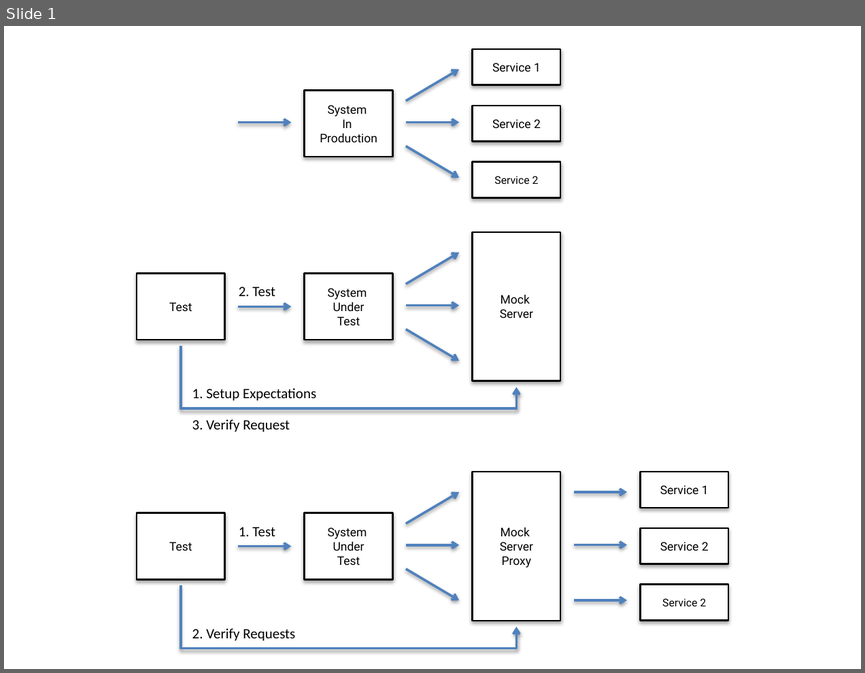
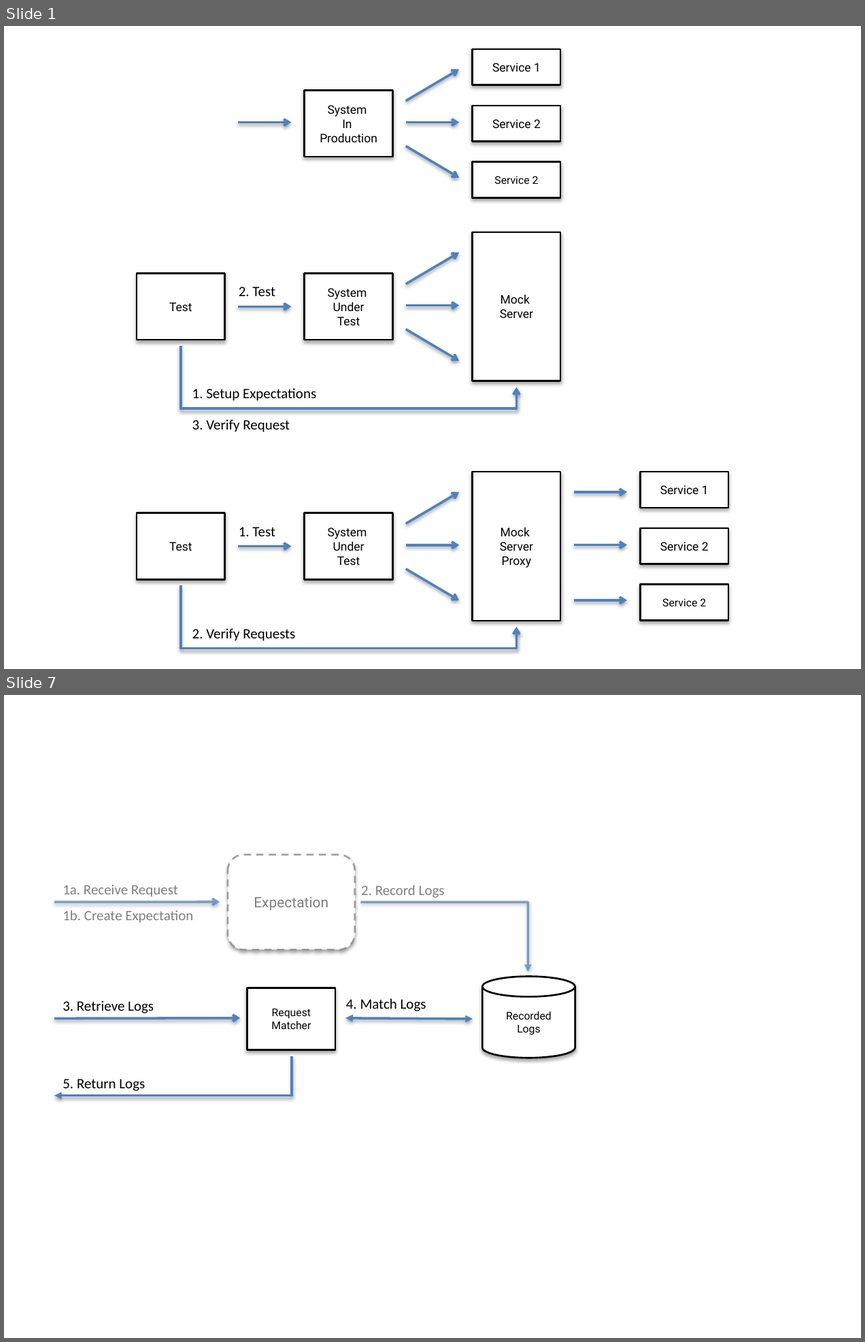
Before and after one commit to mock-server/mockserver, a slide deck: jekyll-www.mock-server.com/images/MockServerScenarios.pptx. Shown one above the other, each under a label of ours: slide 1 before the commit, slides 1 and 7 after it; the slides between them are not shown. The pictures are 865x673 and 865x1342 pixels, drawn with LibreOffice and Linux fonts; fonts in the diff are those of the drawing. Boxes give left, top, right and bottom in pixels: in the first picture for what was removed or moved away, otherwise in the second. Text is boxed around its words. In the diff, an @@ line names an element or a change of style, - is before the commit and + after.

```diff
--- a/jekyll-www.mock-server.com/images/MockServerScenarios.pptx
+++ b/jekyll-www.mock-server.com/images/MockServerScenarios.pptx
@@ slide 7 added at (x1=4, y1=695, x2=861, y2=1338), background #FFFFFF @@
@@ rounded rectangle added at (x1=228, y1=854, x2=354, y2=949), fill #FFFFFF, outline #808080 1.5 pt dashed, 12 pt, text #808080 @@
+Expectation
@@ text added at (x1=62, y1=885, x2=178, y2=897), 12 pt, text #808080 @@
+1a. Receive Request
@@ text added at (x1=361, y1=885, x2=445, y2=898), 12 pt, text #808080 @@
+2. Record Logs
@@ arrow added from (54, 902) to (220, 902), #4F81BD 2 pt @@
@@ text added at (x1=62, y1=910, x2=193, y2=923), 12 pt, text #808080 @@
+1b. Create Expectation
@@ elbow arrow added from (360, 902) to (528, 972), #4F81BD 2 pt @@
@@ cylinder added at (x1=482, y1=976, x2=575, y2=1057), fill #FFFFFF, outline #000000 1.5 pt, 9 pt, text #000000 @@
+Recorded
+Logs
@@ text added at (x1=62, y1=1000, x2=154, y2=1013), 12 pt, text #000000 @@
+3. Retrieve Logs
@@ rectangle added at (x1=247, y1=987, x2=336, y2=1050), fill #FFFFFF, outline #000000 1.5 pt, 9 pt, text #000000 @@
+Request
+Matcher
@@ text added at (x1=346, y1=998, x2=426, y2=1011), 12 pt, text #000000 @@
+4. Match Logs
@@ arrow added from (54, 1018) to (241, 1018), #4F81BD 2 pt @@
@@ double arrow added from (346, 1018) to (473, 1019), #4F81BD 2 pt @@
@@ elbow arrow added from (292, 1055) to (54, 1095), #4F81BD 2 pt @@
@@ text added at (x1=62, y1=1079, x2=145, y2=1091), 12 pt, text #000000 @@
+5. Return Logs
```
Also in this commit, not shown: 5 other slides added.
